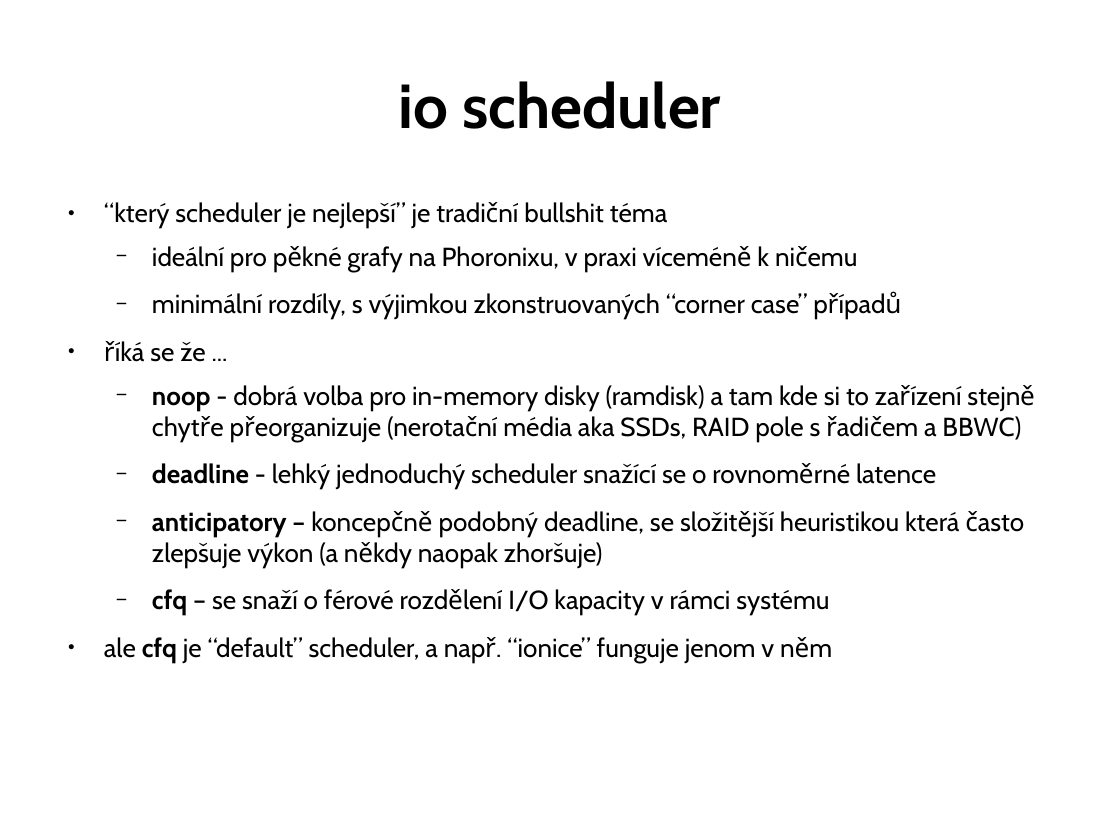
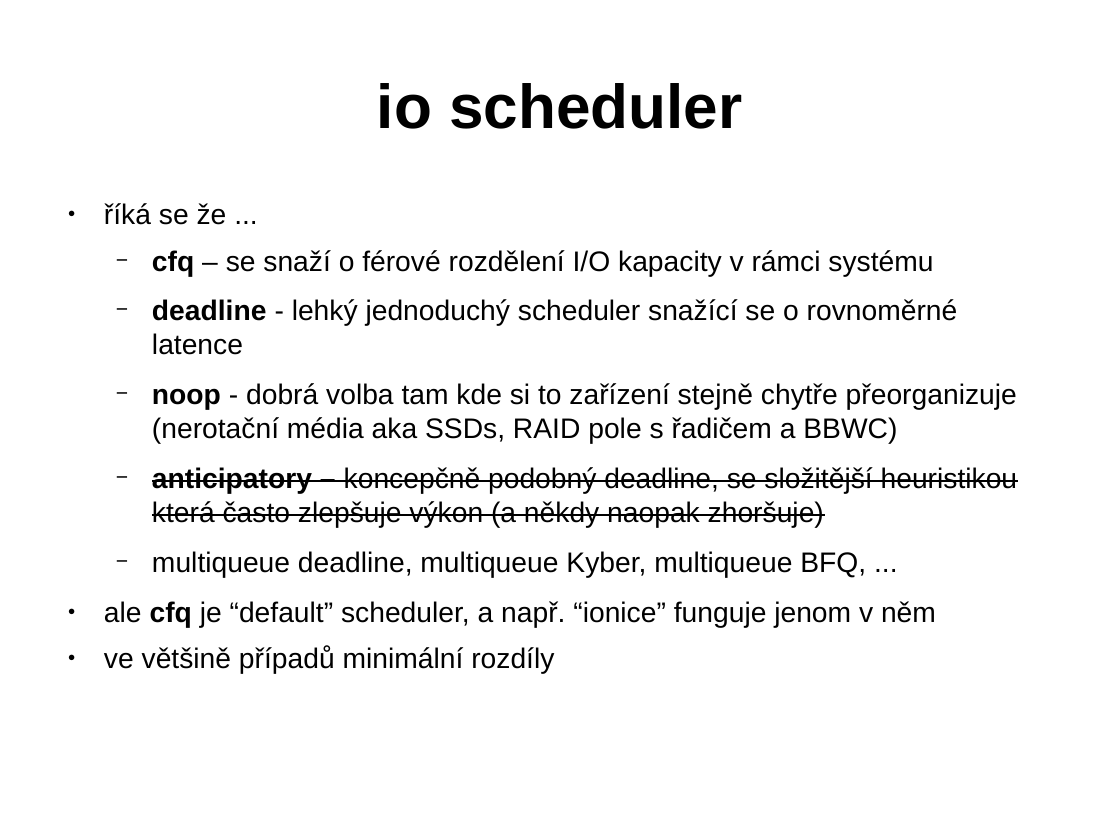
Before and after one commit to tvondra/perf_tuning_training, a slide deck: slide 46 of perf-tuning-training.odp (slide 38 before the commit). Drawn at 1120x840 pixels with LibreOffice and Linux fonts; fonts in the diff are those of the drawing. Boxes give left, top, right and bottom in pixels: in the first picture for what was removed or moved away, otherwise in the second. Text is boxed around its words. In the diff, an @@ line names an element or a change of style, - is before the commit and + after.

```diff
--- a/perf-tuning-training.odp
+++ b/perf-tuning-training.odp
@@ title "io scheduler" at [377, 83, 742, 129]: font Cabin to Arial @@
@@ text at [104, 202, 808, 320]: paragraphs removed @@
-● “který scheduler je nejlepší” je tradiční bullshit téma
-  − ideální pro pěkné grafy na Phoronixu, v praxi víceméně k ničemu
-  − minimální rozdíly, s výjimkou zkonstruovaných “corner case” případů
@@ text at [104, 203, 1018, 628]: size 18.5 to 20 pt, font Cabin to Arial in "říká se že ...", "deadline - lehký jednoduchý scheduler snažící se ...", "anticipatory – koncepčně podobný deadline, se složitější ...", "ale cfq je “default” scheduler, a např. ..."; strikethrough on in "anticipatory – koncepčně podobný deadline, se složitější ..." @@
@@ text at [152, 250, 933, 277]: text changed; size 18.5 to 20 pt; font Cabin to Arial @@
-  − noop - dobrá volba pro in-memory disky (ramdisk) a tam kde si to zařízení stejně chytře přeorganizuje (nerotační média aka SSDs, RAID pole s řadičem a BBWC)
+  − cfq – se snaží o férové rozdělení I/O kapacity v rámci systému
@@ text at [152, 383, 1017, 444]: paragraph added @@
+  − noop - dobrá volba tam kde si to zařízení stejně chytře přeorganizuje (nerotační média aka SSDs, RAID pole s řadičem a BBWC)
@@ text at [152, 551, 866, 578]: text changed; size 18.5 to 20 pt; font Cabin to Arial @@
-  − cfq – se snaží o férové rozdělení I/O kapacity v rámci systému
+  − multiqueue deadline, multiqueue Kyber, multiqueue BFQ, ...
@@ text at [104, 646, 554, 674]: paragraph added @@
+● ve většině případů minimální rozdíly
```
Also in this commit, not shown: 45 other slides changed, 11 slides added, 15 slides removed.
